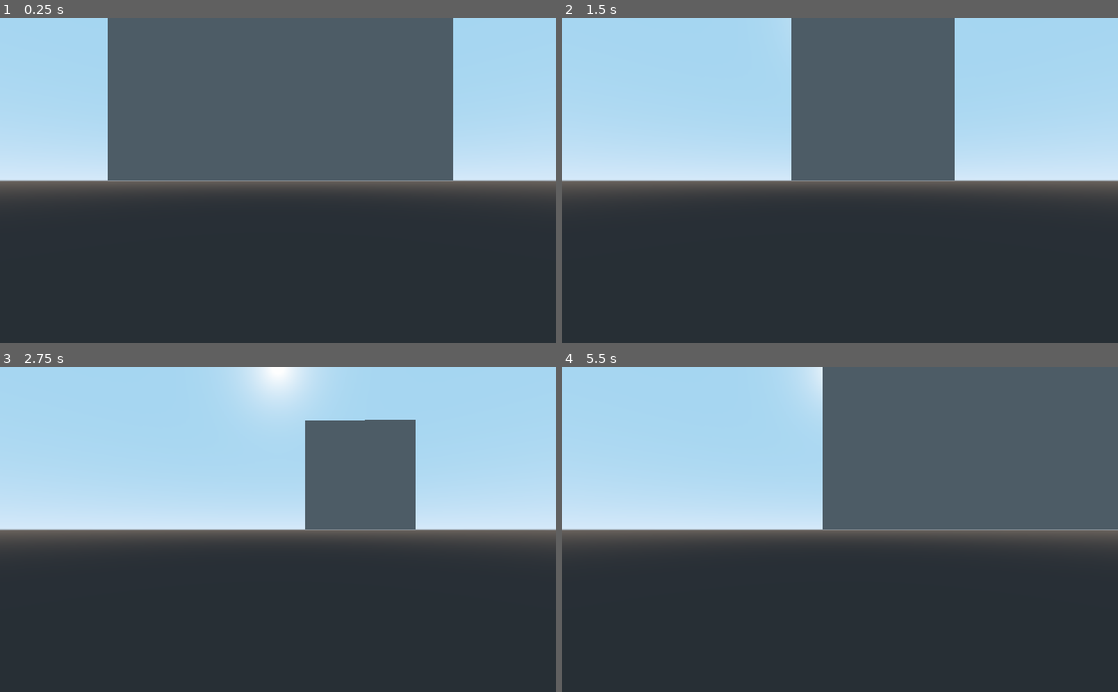
Above: before the commit, frames 1-4 (two rows, left to right).
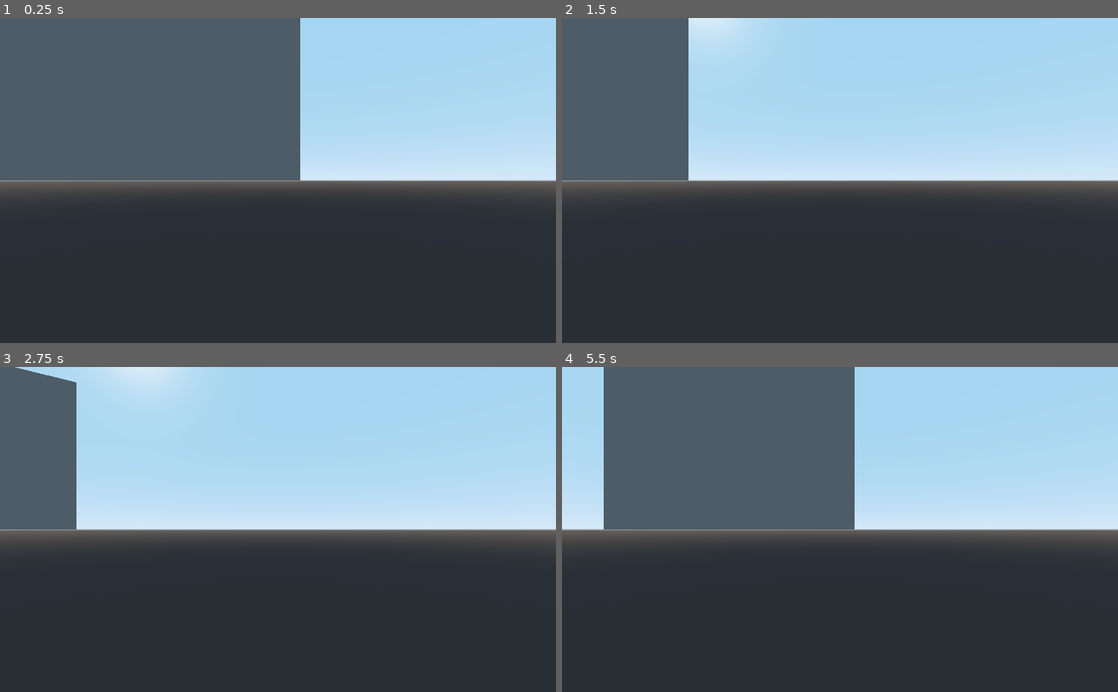
Above: after the commit, the same moments.

Repository: Gedas-S/what-minotaur
Game: Godot game, scene res://Maze.tscn
The game is run twice, just before and just after one commit, with the same random seed, the same clock (stepped at 60 frames per second) and the same inputs.
Inputs:
- Up to frame 1 (0.25 s): no input
- Up to frame 2 (1.5 s): tap Enter at 0.5 s; hold D 0.53-1.28 s; hold S from 1.28 s (still down)
- Up to frame 3 (2.75 s): release S at 2.03 s; hold D from 2.03 s (still down)
- Up to frame 4 (5.5 s): release D at 2.78 s; hold W 2.78-3.53 s; hold A 3.53-5.03 s; hold S from 5.03 s (still down)

The runs differ from the first frame. In frame 1, 23% of the frame differs, in the area x 0-82%, y 0-50%; in frame 2, 27%; in frame 3, 16%; in frame 4, 43%, in the area x 7-100%, y 0-50%.

Commit message:
fix movement orientation

Diff:
--- a/Maze.tscn
+++ b/Maze.tscn
@@ -10,5 +10,5 @@
 script = ExtResource( 1 )
 
 [node name="Player" type="Camera" parent="."]
-transform = Transform( 1, 0, 0, 0, 1, 0, 0, 0, 1, 0, 0, 1.34503 )
+transform = Transform( 0.85264, 0, -0.5225, 0, 1, 0, 0.5225, 0, 0.85264, 0, 0, 1.34503 )
 script = ExtResource( 2 )
--- a/Player.gd
+++ b/Player.gd
@@ -7,15 +7,22 @@
 	self.make_current()
 
 func _process(delta):
-	self.translate(velocity.normalized()*speed*delta)
+	var orientation = Quat(Vector3(0,1,0), self.rotation.project(Vector3(0,1,0)).angle_to(Vector3(0,1,0)))
+	print(rotation)
+	print(self.rotation.project(Vector3(0,1,0)))
+	print(self.rotation.project(Vector3(0,1,0)).angle_to(Vector3(1,0,0)))
+	print(Vector3(2,0,1).angle_to(Vector3(1,0,0)))
+	print(orientation)
+	print(orientation.xform(velocity.normalized()))
+	self.translate(orientation.xform(velocity.normalized())*speed*delta)
 
 func _unhandled_input(event):
 	if event is InputEventKey:
 		if event.scancode == KEY_S:
+			velocity.z = int(event.pressed) * -1
+		elif event.scancode == KEY_W:
+			velocity.z = int(event.pressed) * 1
+		elif event.scancode == KEY_D:
 			velocity.x = int(event.pressed) * -1
-		elif event.scancode == KEY_W:
+		elif event.scancode == KEY_A:
 			velocity.x = int(event.pressed) * 1
-		elif event.scancode == KEY_D:
-			velocity.z = int(event.pressed) * 1
-		elif event.scancode == KEY_A:
-			velocity.z = int(event.pressed) * -1
